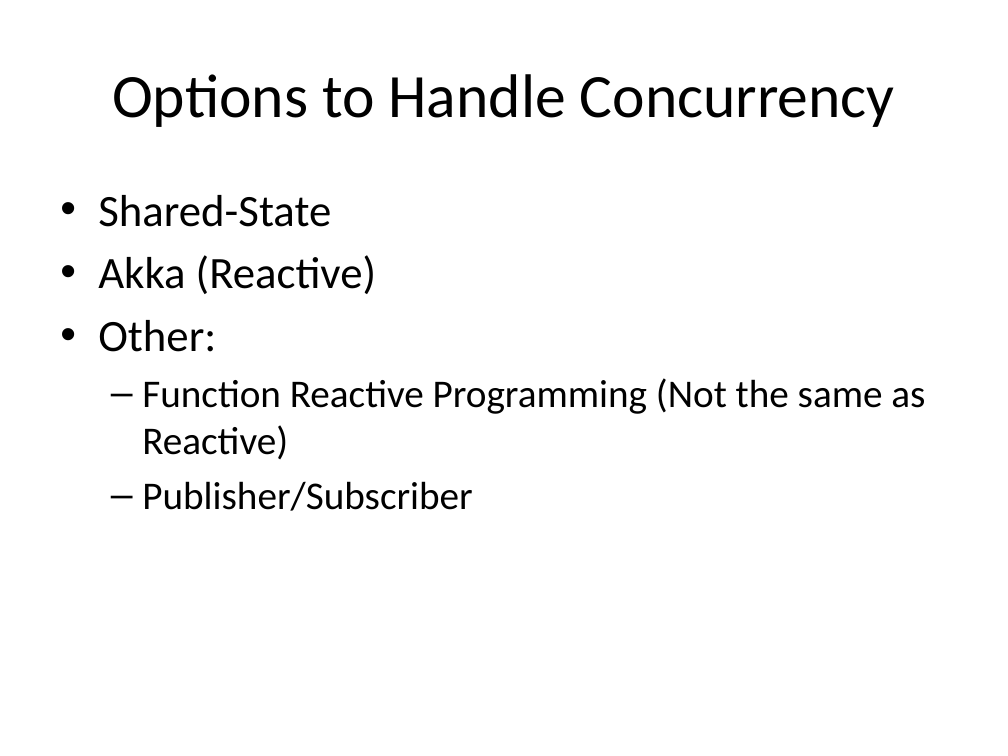
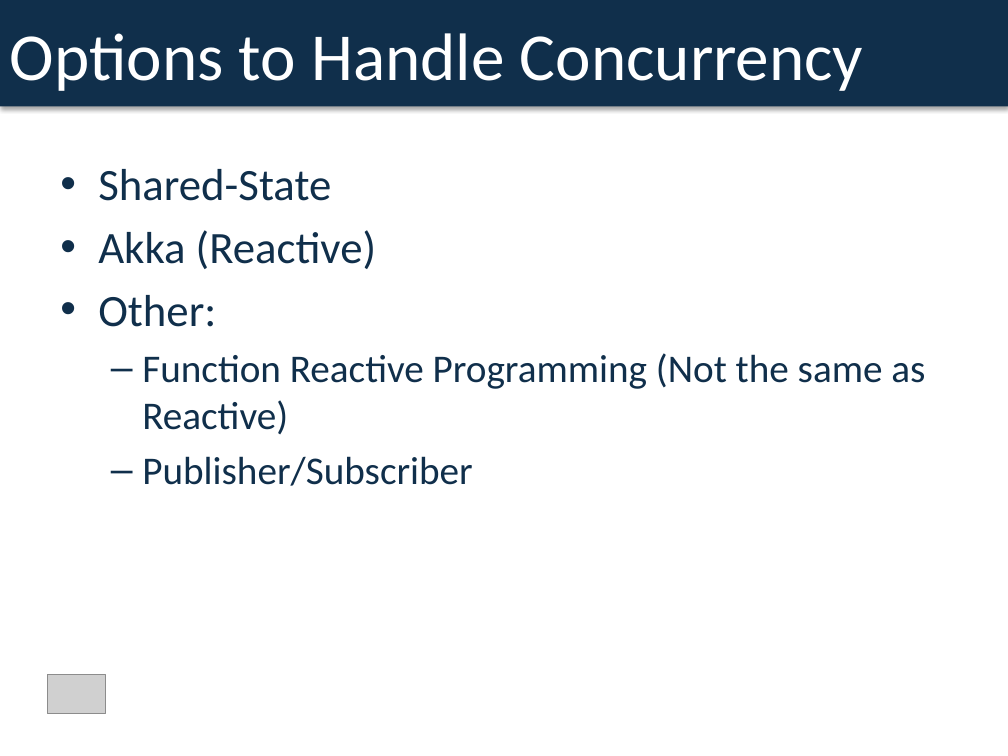
Before and after one commit to dspeele/react-vs-shared-state-inventory, a slide deck: slide 5 of React Vs Shared State Deck.pptx. Drawn at 1008x756 pixels with LibreOffice and Linux fonts; fonts in the diff are those of the drawing; grey boxes stand for pictures. Boxes give left, top, right and bottom in pixels: in the first picture for what was removed or moved away, otherwise in the second. Text is boxed around its words. In the diff, an @@ line names an element or a change of style, - is before the commit and + after.

```diff
--- a/React Vs Shared State Deck.pptx
+++ b/React Vs Shared State Deck.pptx
@@ rectangle "Options to Handle Concurrency" resized from (x1=112, y1=74, x2=895, y2=127) to (x1=0, y1=0, x2=1008, y2=106) @@
@@ rectangle "Options to Handle Concurrency" at (x1=0, y1=0, x2=1008, y2=106): size 44 to 48 pt, text colour #000000 to #FFFFFF; alignment centre to left; fill none to #102F4B; shadow on @@
@@ text "Shared-State" moved from (x1=98, y1=195, x2=925, y2=511) to (x1=98, y1=169, x2=925, y2=486) @@
@@ text "Shared-State" at (x1=98, y1=169, x2=925, y2=486): text colour #000000 to #102F4B @@
@@ picture added at (x1=47, y1=674, x2=106, y2=714) @@
```
Also in this commit, not shown: 11 other slides changed, 2 slides added, 3 slides removed.
